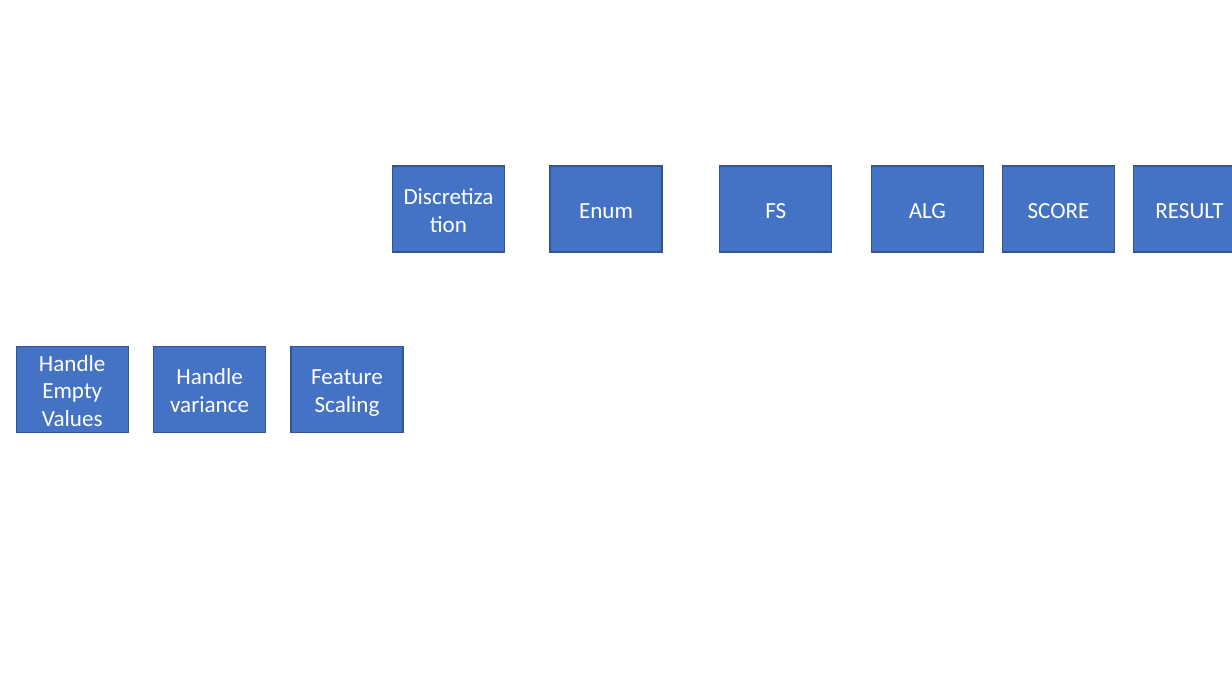
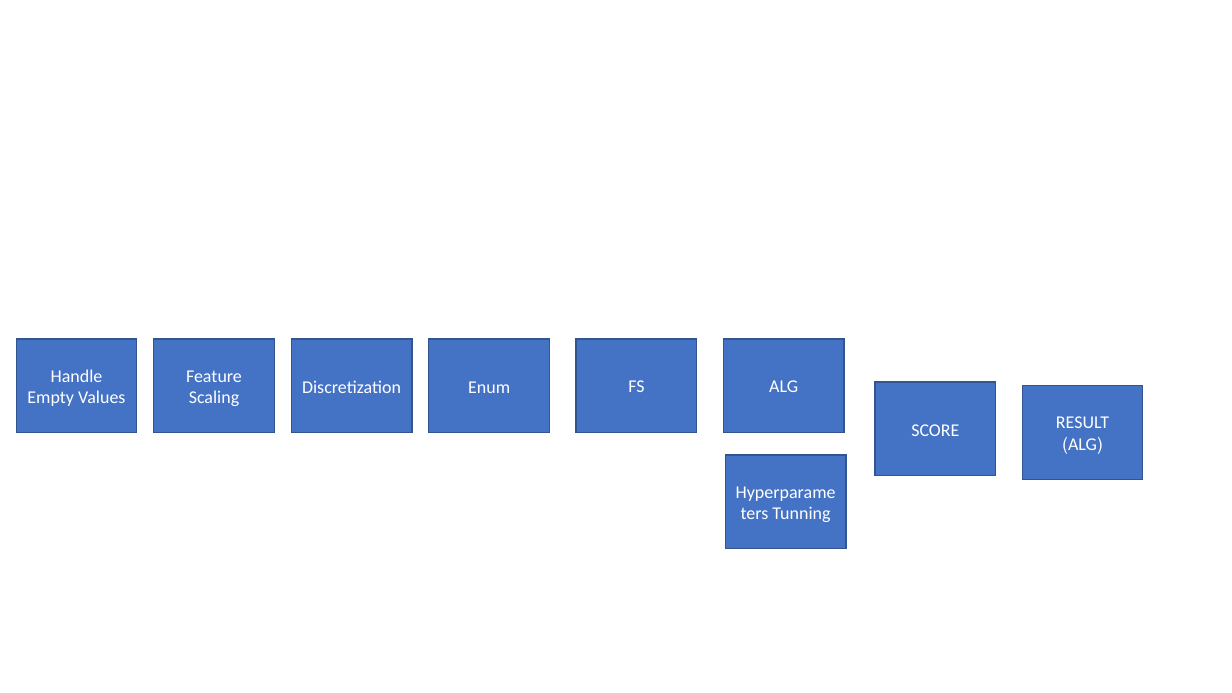
Before and after one commit to amitliron/FeatureSelecion, a slide deck: slide 26 of Presentation/Feature Selection.pptx. Drawn at 1232x693 pixels with LibreOffice and Linux fonts; fonts in the diff are those of the drawing. Boxes give left, top, right and bottom in pixels: in the first picture for what was removed or moved away, otherwise in the second. Text is boxed around its words. In the diff, an @@ line names an element or a change of style, - is before the commit and + after.

```diff
--- a/Presentation/Feature Selection.pptx
+++ b/Presentation/Feature Selection.pptx
@@ rectangle "Handle Empty Values": place and size @@
-rectangle "Handle Empty Values" at [16, 347, 128, 433]
+rectangle "Handle Empty Values" at [16, 339, 137, 433]
@@ rectangle "Feature Scaling": place and size @@
-rectangle "Feature Scaling" at [291, 347, 403, 433]
+rectangle "Feature Scaling" at [153, 339, 274, 433]
@@ rectangle removed at [153, 347, 265, 433] @@
-Handle variance
@@ rectangle "Discretization": place and size @@
-rectangle "Discretization" at [393, 166, 505, 252]
+rectangle "Discretization" at [291, 339, 412, 433]
@@ rectangle "Enum": place and size @@
-rectangle "Enum" at [550, 166, 662, 252]
+rectangle "Enum" at [429, 339, 550, 433]
@@ rectangle "FS": place and size @@
-rectangle "FS" at [720, 166, 832, 252]
+rectangle "FS" at [576, 339, 697, 433]
@@ rectangle "ALG": place and size @@
-rectangle "ALG" at [872, 166, 983, 252]
+rectangle "ALG" at [724, 339, 845, 433]
@@ size 18 to 14 pt in 7 elements at [16, 339, 137, 433], [153, 339, 274, 433], [291, 339, 412, 433], [429, 339, 550, 433], [576, 339, 697, 433], [724, 339, 845, 433], [875, 383, 996, 476] @@
@@ rectangle "SCORE": place and size @@
-rectangle "SCORE" at [1003, 166, 1115, 252]
+rectangle "SCORE" at [875, 383, 996, 476]
@@ rectangle "RESULT": place and size @@
-rectangle "RESULT" at [1134, 166, 1232, 252]
+rectangle "RESULT" at [1022, 385, 1143, 479]
@@ text in rectangle at [1056, 416, 1109, 428]: size 18 to 14 pt in "RESULT" @@
@@ text in rectangle at [1068, 438, 1097, 450]: paragraph added @@
+(ALG)
@@ rectangle added at [726, 455, 847, 548], fill #4472C4, outline #325491 1 pt, 14 pt, text #FFFFFF @@
+Hyperparameters Tunning
```
Also in this commit, not shown: 10 other slides changed, 12 slides added, 7 slides removed.
